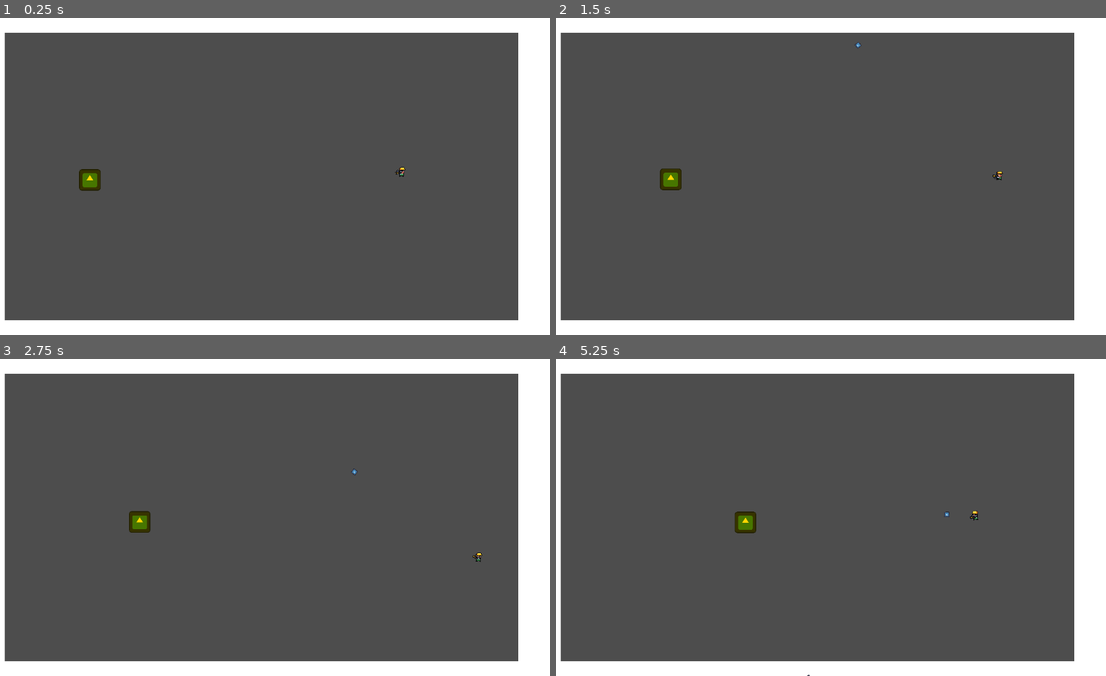
Above: before the commit, frames 1-4 (two rows, left to right).
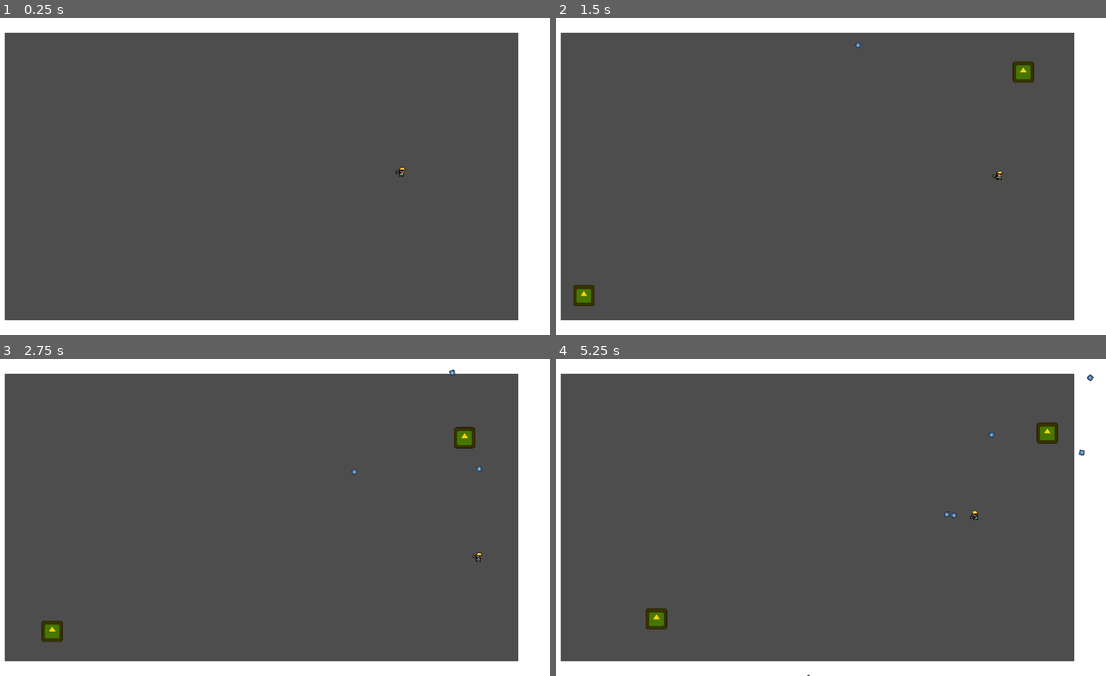
Above: after the commit, the same moments.

Repository: Starlight00-L/Bullet-Hell-Jam-Consequences
Game: Godot game, scene res://src/test_scene.tscn
Same seed, same stepped clock (60 frames per second), same inputs: the game is played once before the commit and once after it. The engine's default icon, where the game draws it, is replaced by a stand-in: a white triangle on a blue panel in a dark square.
Inputs (mouse positions are in pixels of both pictures, inside the frame that each line leads up to):
- Up to frame 1 (0.25 s): no input
- Up to frame 2 (1.5 s): move the mouse to (946, 160) at 0.52 s; press the mouse at (946, 160) at 0.53 s; hold D (Right) 0.53-1.28 s; move the mouse to (710, 192) at 1.27 s; release the mouse at (710, 192) at 1.28 s; hold S (Down) from 1.28 s (still down); click (710, 192) at 1.35 s
- Up to frame 3 (2.75 s): move the mouse to (324, 447) at 2.02 s; release S (Down) at 2.03 s; press the mouse at (324, 447) at 2.03 s; hold D (Right) from 2.03 s (still down)
- Up to frame 4 (5.25 s): move the mouse to (798, 580) at 2.77 s; release D (Right) at 2.78 s; release the mouse at (798, 580) at 2.78 s; hold W (Up) 2.78-3.53 s; click (798, 580) at 2.85 s; move the mouse to (996, 565) at 3.52 s; press the mouse at (996, 565) at 3.53 s; hold A (Left) 3.53-5.03 s; move the mouse to (655, 469) at 4.27 s; release the mouse at (655, 469) at 4.28 s; click (655, 469) at 4.35 s; move the mouse to (853, 517) at 5.02 s; press the mouse at (853, 517) at 5.03 s; hold S (Down) from 5.03 s (still down)

The runs differ from the first frame. In frame 1, 0.3% of the frame differs, in the area x 14-19%, y 47-55%; in frame 2, 0.8%; in frame 3, 0.8%; in frame 4, 0.9%, in the area x 16-98%, y 4-86%.

Commit message:
Wave System!
Wave system spawns enemies at given spawn points, every enemy works with no errors and receives added difficulty attack pattern from wave system

Diff:
--- a/Scripts/Health Manager.gd
+++ b/Scripts/Health Manager.gd
@@ -4,17 +4,19 @@
 @export var max_health : int = 5
 var current_health : int = 5
 
+signal death_signal
+
 func _ready():
 	current_health = max_health
 
 func take_damage(amount):
-	print(get_parent().name, " has taken damage!")
+	#print(get_parent().name, " has taken damage!")
 	current_health -= amount
 
 	if current_health <= 0:
 		death()
 
-	print("Health is now ", current_health)
+	#print("Health is now ", current_health)
 
 func death():
-	get_parent().queue_free()
+	emit_signal("death_signal")
--- a/Scripts/Player Attack Controller.gd
+++ b/Scripts/Player Attack Controller.gd
@@ -6,6 +6,7 @@
 @onready var fire_timer = $Fire
 @onready var bullet_prefab = preload("res://src/Bullet.tscn")
 
+@export var bullet_damage : int = 1
 @export var fire_rate : float = 1
 @export var bullet_speed : float = 5
 
@@ -25,6 +26,7 @@
 func fire():
 	var new_bullet = bullet_prefab.instantiate()
 	new_bullet.group_name = "Player"
+	new_bullet.damage = bullet_damage
 	new_bullet.speed = bullet_speed
 	new_bullet.move_dir = fire_point.get_parent().rotation
 	new_bullet.spawn_pos = fire_point.global_position
--- a/Scripts/Wave.gd
+++ /dev/null
@@ -1,7 +0,0 @@
-class_name Wave
-extends Resource
-
-@export var wave_name : String
-@export var enemies : Array[String]
-@export var points : int = 0
-@export var spawn_delay : float = 1
--- a/Scripts/Wave_Controller.gd
+++ b/Scripts/Wave_Controller.gd
@@ -1,4 +1,74 @@
 class_name Wave_Manager
 extends Node2D
 
-@export var enemies : Array[Wave]
+@onready var enemy = preload("res://src/enemy.tscn")
+@onready var spawn_delay_timer = $Spawn_Delay
+@onready var between_waves_timer = $"Time Between Waves"
+
+@export var spawn_points : Array[Node2D]
+@export var attack_pattern_difficulties : Array[Attack_Pattern]
+var current_difficulty : Attack_Pattern
+@export var num_of_enemies_per_wave : Array[int]
+@export var total_num_of_waves : int = 30
+var current_wave : int = -1
+var wave_in_progress : bool = false
+var total_enemies_in_wave : int = 0
+@export var max_spawn_wait_time : float = 2
+
+var enemy_parent
+
+func _ready():
+	enemy_parent = get_parent()
+
+	for w in range(total_num_of_waves):
+		var enemy_num = randi_range(1, 5)
+		num_of_enemies_per_wave.append(enemy_num)
+
+	current_difficulty = attack_pattern_difficulties[0]
+
+	start_wave()
+
+func _process(delta):
+	if wave_in_progress && total_enemies_in_wave == 0:
+		end_wave()
+
+
+func start_wave():
+	current_wave += 1
+	print("Wave ", current_wave + 1, " started!")
+	check_difficulty()
+	spawn_delay_timer.wait_time = randf_range(0, max_spawn_wait_time)
+	spawn_delay_timer.start()
+
+func end_wave():
+	print("Wave ", current_wave + 1, " ended!")
+	wave_in_progress = false
+	between_waves_timer.start()
+
+func check_difficulty():
+	if (current_wave + 1) % attack_pattern_difficulties.size() == 0:
+		var scale = (current_wave + 1) / attack_pattern_difficulties.size()
+		current_difficulty = attack_pattern_difficulties[scale]
+
+func enemy_killed():
+	total_enemies_in_wave -= 1
+
+func spawn_enemy():
+	var new_enemy = enemy.instantiate()
+	new_enemy.attack_pattern = current_difficulty
+	var chosen_spawn = randi_range(0, spawn_points.size() - 1)
+	new_enemy.position = spawn_points[chosen_spawn].global_position
+	enemy_parent.add_child(new_enemy)
+	total_enemies_in_wave += 1
+
+func _on_spawn_delay_timeout():
+	spawn_enemy()
+	wave_in_progress = true
+
+	if total_enemies_in_wave != num_of_enemies_per_wave[current_wave]:
+		spawn_delay_timer.wait_time = randf_range(0, max_spawn_wait_time)
+		spawn_delay_timer.start()
+
+
+func _on_time_between_waves_timeout():
+	start_wave()
--- a/Scripts/enemy_ai.gd
+++ b/Scripts/enemy_ai.gd
@@ -14,11 +14,15 @@
 	attack_controller.attack_pattern_stats = attack_pattern
 	attack_controller.randomize_stats()
 	attack_controller.set_up_attack()
+	health_controller.connect("death_signal", on_death)
 
 func _process(_delta):
 	if player != null:
 		movement_controller.set_move_dir(player.position)
 
+func on_death():
+	get_parent().get_node("Wave Manager").enemy_killed()
+	queue_free()
 
 func _on_attack_range_area_entered(area):
 	if area.is_in_group("Player"):
--- a/src/player.tscn
+++ b/src/player.tscn
@@ -92,6 +92,7 @@
 
 [node name="Player Attack Controller" type="Node" parent="."]
 script = ExtResource("4_s64lq")
+bullet_damage = 5
 bullet_speed = 10.0
 
 [node name="Fire" type="Timer" parent="Player Attack Controller"]
--- a/src/test_scene.tscn
+++ b/src/test_scene.tscn
@@ -1,7 +1,7 @@
 [gd_scene load_steps=6 format=3 uid="uid://276fchlh457k"]
 
-[ext_resource type="PackedScene" uid="uid://di260psrcuejc" path="res://src/enemy.tscn" id="1_0qfx1"]
 [ext_resource type="PackedScene" uid="uid://bh5yqa5qo45gc" path="res://src/player.tscn" id="2_ljytq"]
+[ext_resource type="PackedScene" uid="uid://bmsbx10pnv1ex" path="res://src/wave_manager.tscn" id="2_s2u10"]
 
 [sub_resource type="CanvasTexture" id="CanvasTexture_q4d5l"]
 
@@ -12,9 +12,6 @@
 size = Vector2(3448, 189)
 
 [node name="Test Scene" type="Node2D"]
-
-[node name="Enemy" parent="." instance=ExtResource("1_0qfx1")]
-position = Vector2(-1098, 21)
 
 [node name="Camera2D" type="Camera2D" parent="."]
 zoom = Vector2(0.34, 0.34)
@@ -85,3 +82,18 @@
 
 [node name="Player" parent="." instance=ExtResource("2_ljytq")]
 position = Vector2(800, -22)
+
+[node name="Wave Manager" parent="." node_paths=PackedStringArray("spawn_points") instance=ExtResource("2_s2u10")]
+spawn_points = [NodePath("Spawn Point 1"), NodePath("Spawn Point 2"), NodePath("Spawn Point 3"), NodePath("Spawn Point 4")]
+
+[node name="Spawn Point 1" type="Node2D" parent="Wave Manager"]
+position = Vector2(-1432, -746)
+
+[node name="Spawn Point 2" type="Node2D" parent="Wave Manager"]
+position = Vector2(1276, -750)
+
+[node name="Spawn Point 3" type="Node2D" parent="Wave Manager"]
+position = Vector2(1331, 721)
+
+[node name="Spawn Point 4" type="Node2D" parent="Wave Manager"]
+position = Vector2(-1449, 717)
--- a/src/wave_manager.tscn
+++ b/src/wave_manager.tscn
@@ -1,6 +1,23 @@
-[gd_scene load_steps=2 format=3 uid="uid://bmsbx10pnv1ex"]
+[gd_scene load_steps=8 format=3 uid="uid://bmsbx10pnv1ex"]
 
 [ext_resource type="Script" path="res://Scripts/Wave_Controller.gd" id="1_n1y8b"]
+[ext_resource type="Resource" uid="uid://ly1o2sqcnpne" path="res://Resources/Easy_Attack_Pattern.tres" id="2_n61qe"]
+[ext_resource type="Resource" uid="uid://cramlor00b5o4" path="res://Resources/Medium_Attack_Pattern.tres" id="3_m8sx2"]
+[ext_resource type="Resource" uid="uid://vgs7kjm3slrr" path="res://Resources/Hard_Attack_Pattern.tres" id="4_emp7a"]
+[ext_resource type="Resource" uid="uid://bmbp23auqd6yl" path="res://Resources/Very_Hard_Attack_Pattern.tres" id="5_oadhg"]
+[ext_resource type="Resource" uid="uid://011pab8bdprr" path="res://Resources/Extreme_Attack_Pattern.tres" id="6_2ssqn"]
+[ext_resource type="Resource" uid="uid://db465qm5px43m" path="res://Resources/Impossible_Attack_Pattern.tres" id="7_arvji"]
 
 [node name="Wave Manager" type="Node2D"]
 script = ExtResource("1_n1y8b")
+attack_pattern_difficulties = Array[Resource("res://Resources/Attack_Pattern.gd")]([ExtResource("2_n61qe"), ExtResource("3_m8sx2"), ExtResource("4_emp7a"), ExtResource("5_oadhg"), ExtResource("6_2ssqn"), ExtResource("7_arvji")])
+
+[node name="Spawn_Delay" type="Timer" parent="."]
+one_shot = true
+
+[node name="Time Between Waves" type="Timer" parent="."]
+wait_time = 5.0
+one_shot = true
+
+[connection signal="timeout" from="Spawn_Delay" to="." method="_on_spawn_delay_timeout"]
+[connection signal="timeout" from="Time Between Waves" to="." method="_on_time_between_waves_timeout"]
